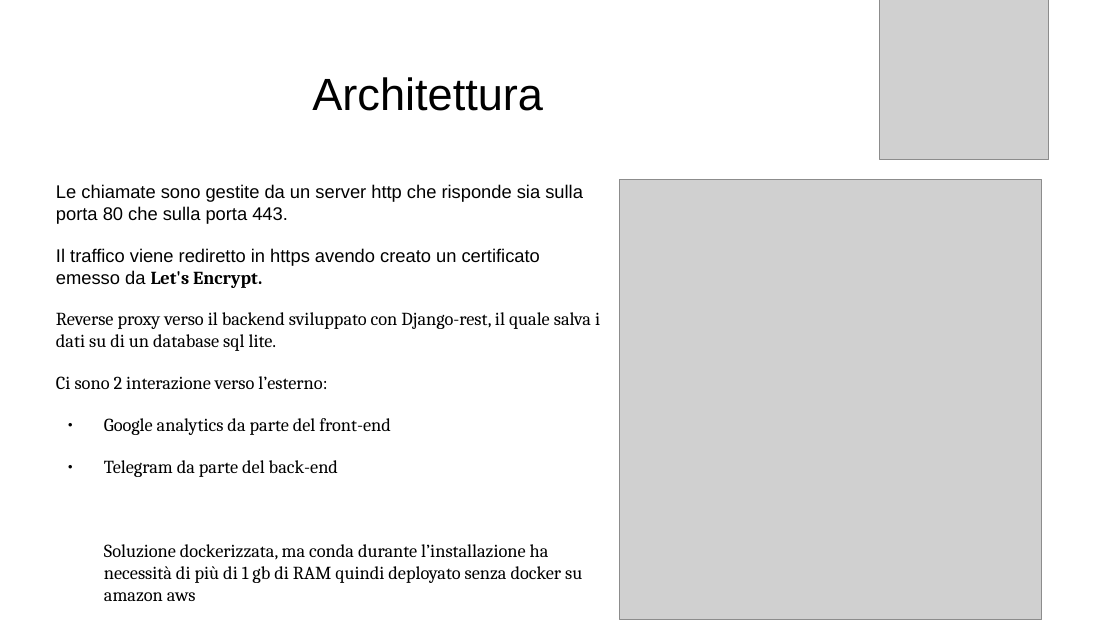
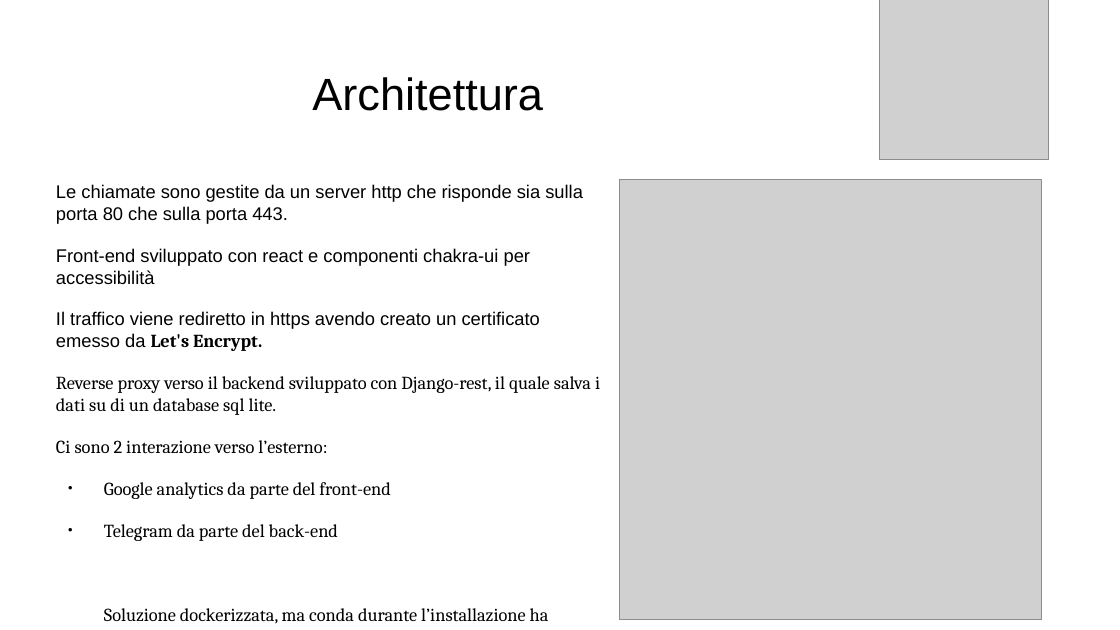
Before and after one commit to daloiso/tesi, a slide deck: slide 10 of presentazione_tesi.odp (slide 9 before the commit). Drawn at 1120x630 pixels with LibreOffice and Linux fonts; fonts in the diff are those of the drawing; grey boxes stand for pictures. Boxes give left, top, right and bottom in pixels: in the first picture for what was removed or moved away, otherwise in the second. Text is boxed around its words. In the diff, an @@ line names an element or a change of style, - is before the commit and + after.

```diff
--- a/presentazione_tesi.odp
+++ b/presentazione_tesi.odp
@@ text at [56,248,530,284]: paragraph added @@
+Front-end sviluppato con react e componenti chakra-ui per accessibilità
```
Also in this commit, not shown: 1 other slide changed.
